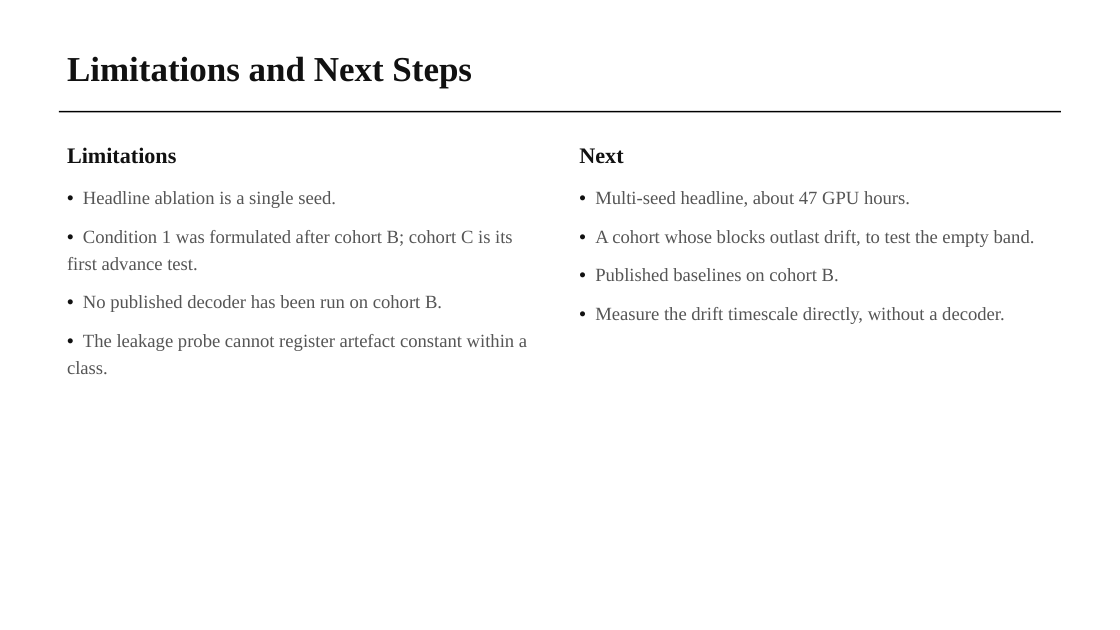
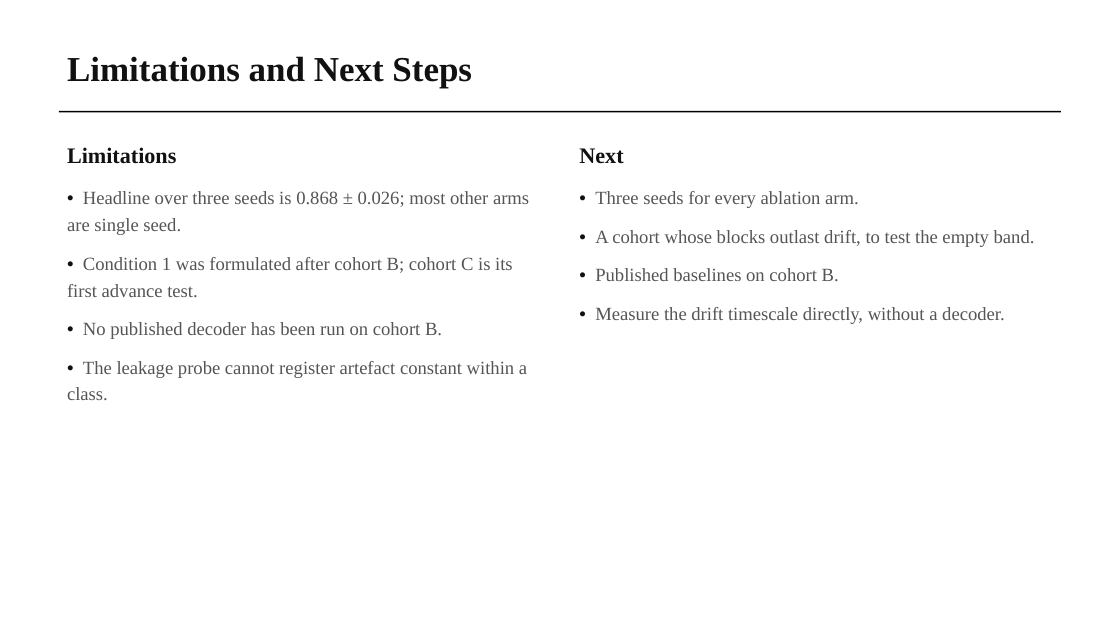
Before and after one commit to wshuv-o/calmnet, a slide deck: slide 14 of presentation/Updated_manuscript_presentation.pptx. Drawn at 1120x630 pixels with LibreOffice and Linux fonts; fonts in the diff are those of the drawing. Boxes give left, top, right and bottom in pixels: in the first picture for what was removed or moved away, otherwise in the second. Text is boxed around its words. In the diff, an @@ line names an element or a change of style, - is before the commit and + after.

```diff
--- a/presentation/Updated_manuscript_presentation.pptx
+++ b/presentation/Updated_manuscript_presentation.pptx
@@ text at [67,191,529,235]: text changed @@
-• Headline ablation is a single seed.
+• Headline over three seeds is 0.868 ± 0.026; most other arms are single seed.
@@ text at [595,191,859,208]: text changed @@
-• Multi-seed headline, about 47 GPU hours.
+• Three seeds for every ablation arm.
```
Also in this commit, not shown: 1 other slide changed, 1 other file.
